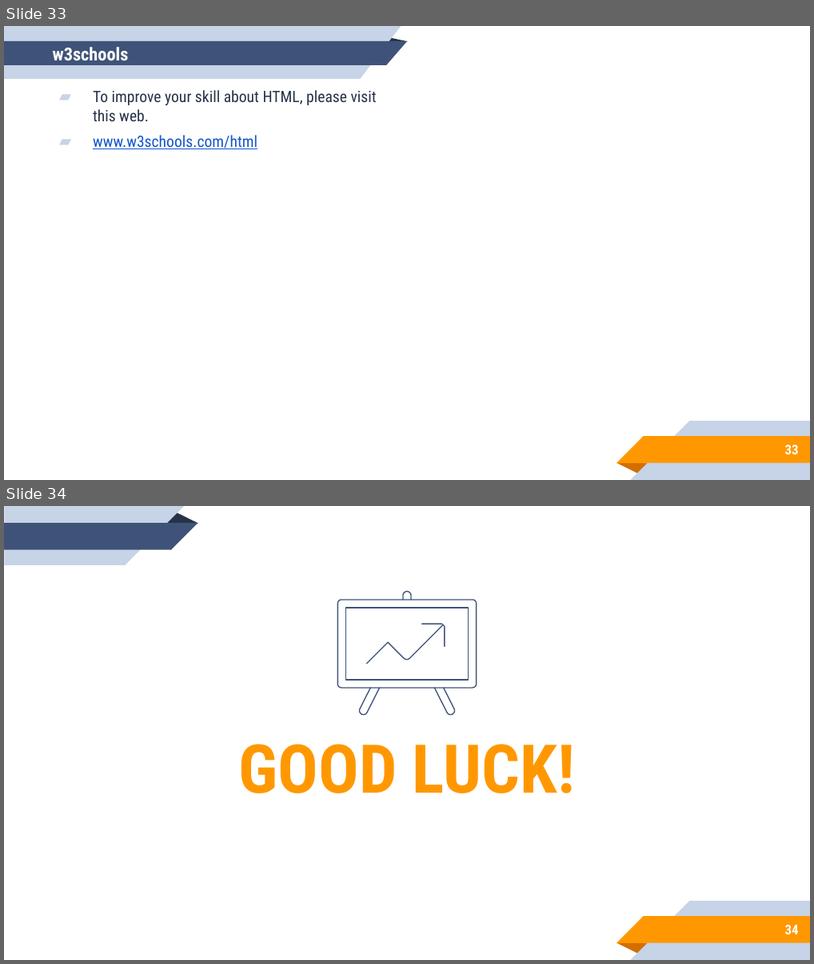
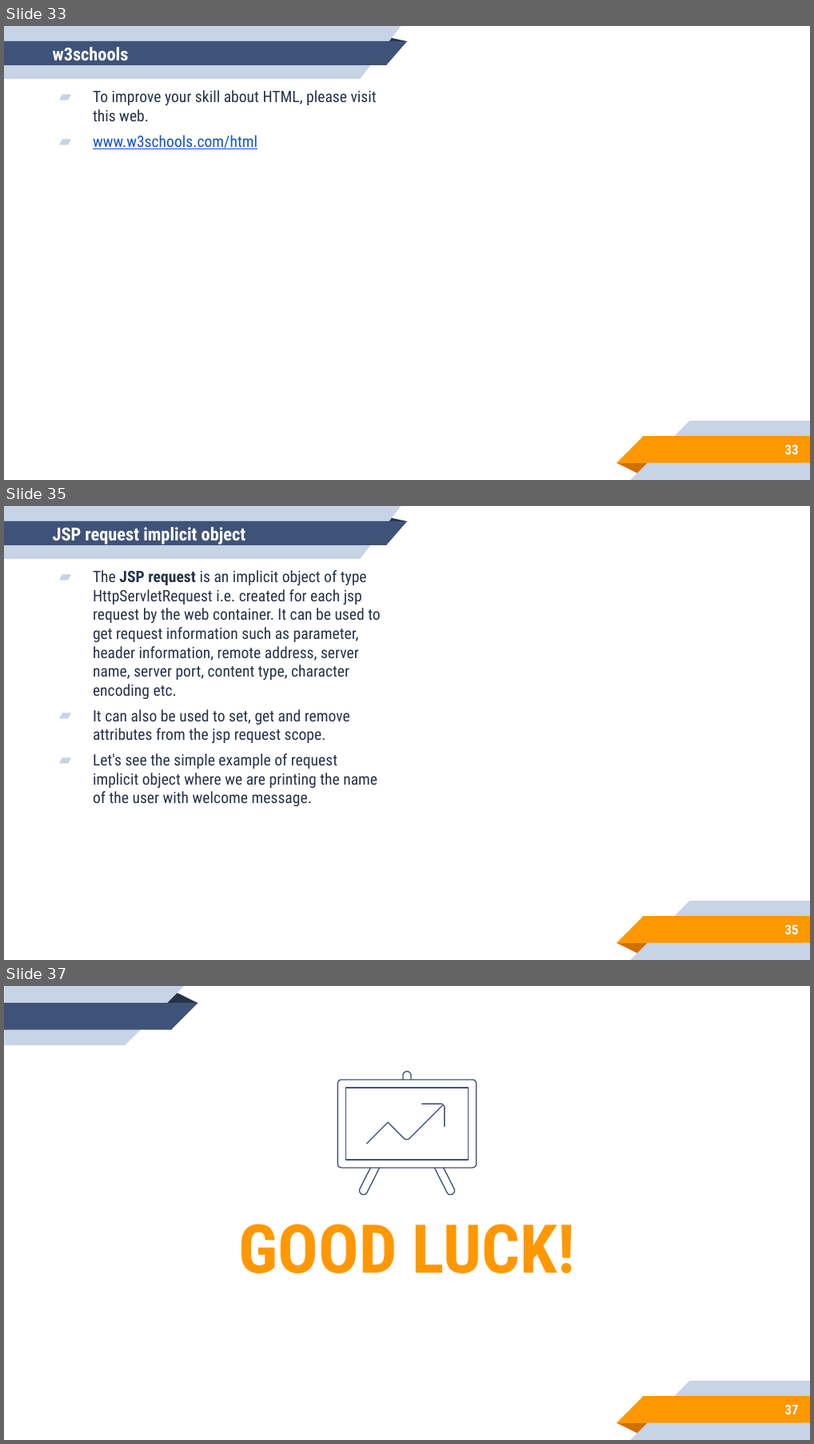
Before and after one commit to aronipurwanto/JAVA-BCA-FINANCE, a slide deck: Day-01/BCA_FINANCE_DAY_01.pptx. Shown one above the other, each under a label of ours: slides 33 and 34 before the commit, slides 33, 35 and 37 after it; the slides between them are not shown. The pictures are 814x964 and 814x1444 pixels, drawn with LibreOffice and Linux fonts; fonts in the diff are those of the drawing. Boxes give left, top, right and bottom in pixels: in the first picture for what was removed or moved away, otherwise in the second. Text is boxed around its words. In the diff, an @@ line names an element or a change of style, - is before the commit and + after.

```diff
--- a/Day-01/BCA_FINANCE_DAY_01.pptx
+++ b/Day-01/BCA_FINANCE_DAY_01.pptx
@@ slide 35 added at <box>4,506,810,960</box>, background #FFFFFF; not listed: 10 template elements that a slide beside it also shows @@
@@ title added at <box>53,527,246,544</box>, 16 pt, text #FFFFFF, bold @@
+JSP request implicit object
@@ text added at <box>93,570,380,806</box>, 14 pt, text #263248 @@
+▰ The JSP request is an implicit object of type HttpServletRequest i.e. created for each jsp request by the web container. It can be used to get request information such as parameter, header information, remote address, server name, server port, content type, character encoding etc.
+▰ It can also be used to set, get and remove attributes from the jsp request scope.
+▰ Let's see the simple example of request implicit object where we are printing the name of the user with welcome message.
@@ page number added at <box>786,924,799,934</box>, 12 pt, text #FFFFFF, bold @@
+35
@@ what was slide 34 is now slide 37 @@
@@ page number at <box>786,1404,799,1414</box>: text changed @@
-34
+37
```
Also in this commit, not shown: 2 other slides added, 25 other files.
